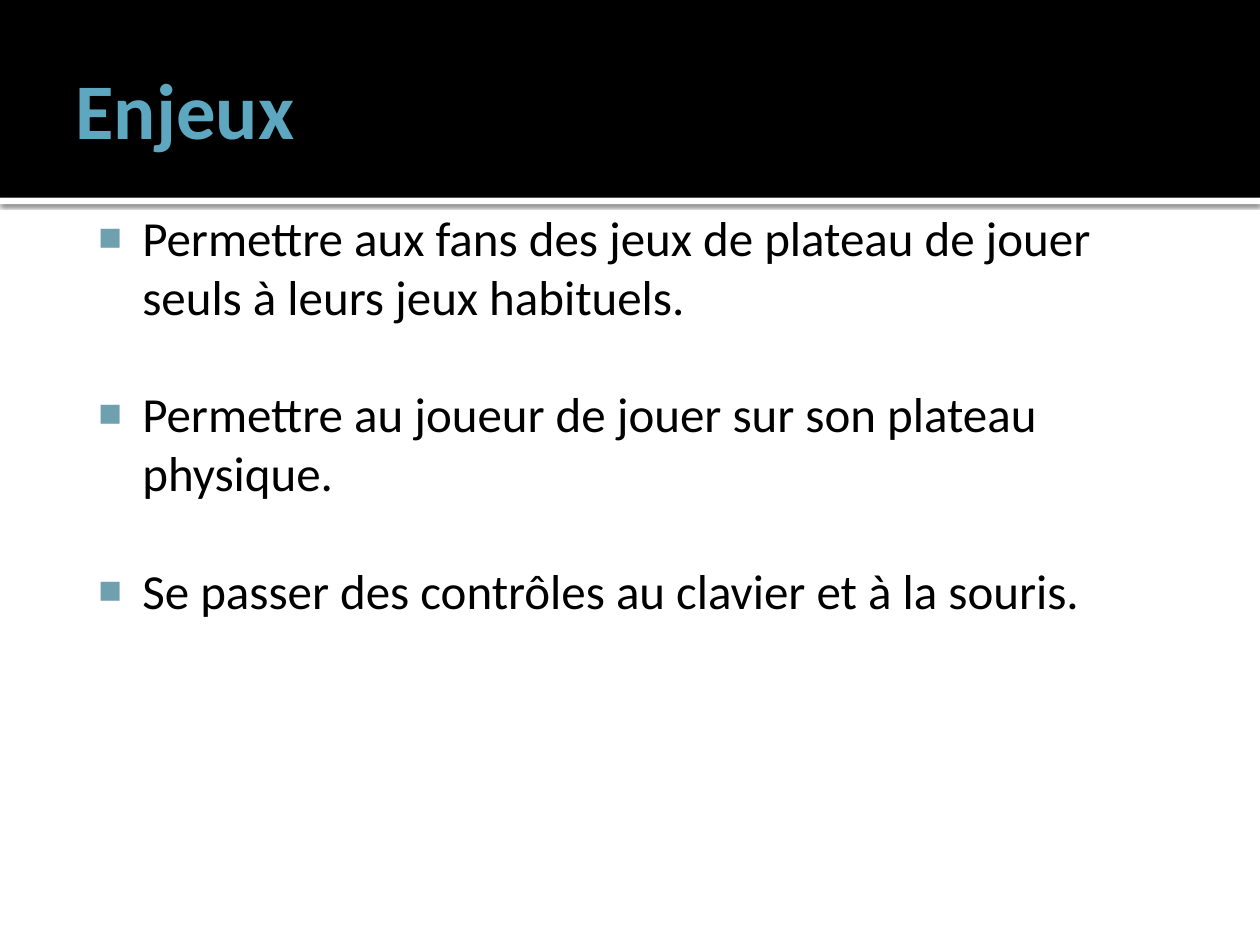
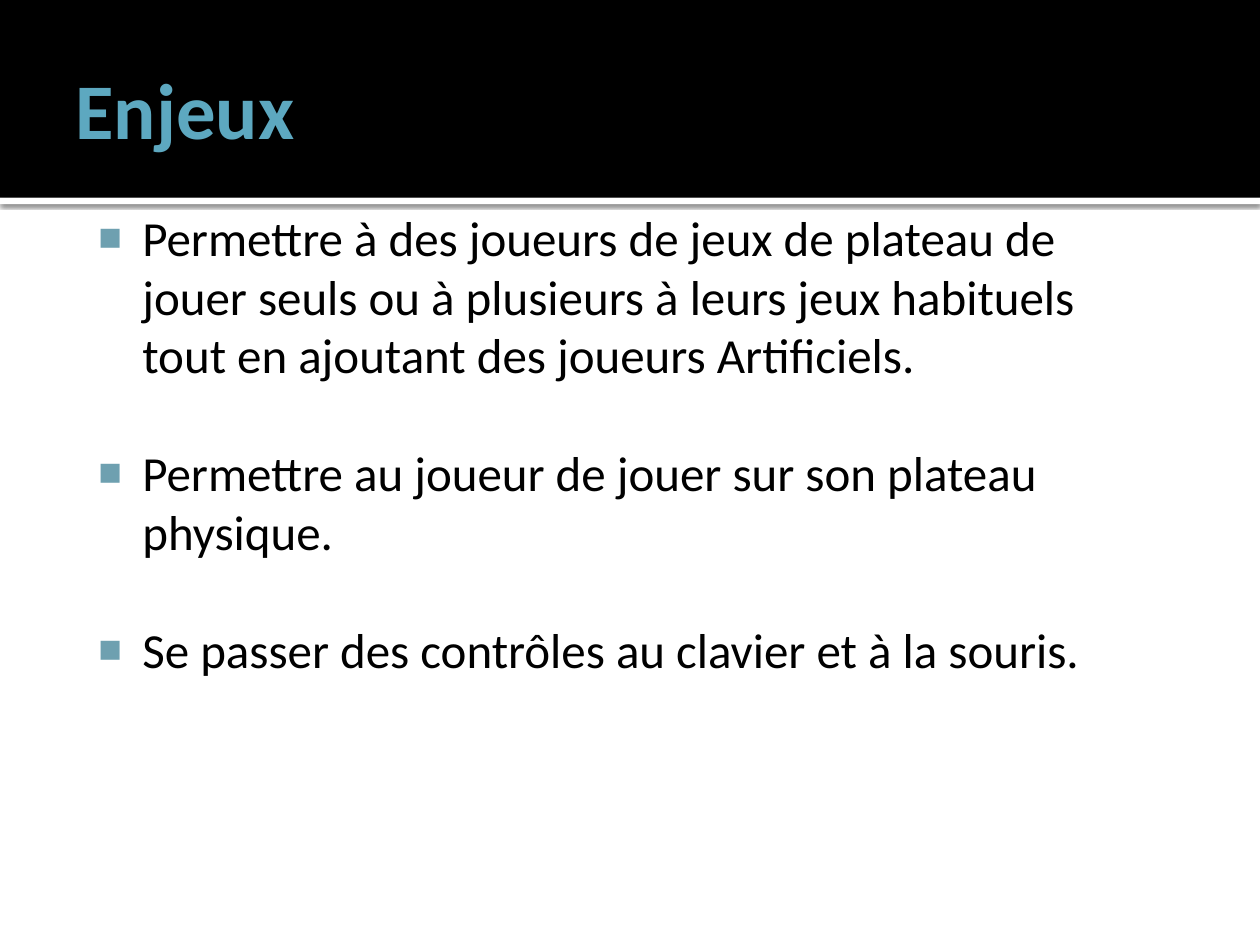
Before and after one commit to charaf7/Projet-annuel, a slide deck: slide 3 of CharteProjet.pptx. Drawn at 1260x945 pixels with LibreOffice and Linux fonts; fonts in the diff are those of the drawing. Boxes give left, top, right and bottom in pixels: in the first picture for what was removed or moved away, otherwise in the second. Text is boxed around its words. In the diff, an @@ line names an element or a change of style, - is before the commit and + after.

```diff
--- a/CharteProjet.pptx
+++ b/CharteProjet.pptx
@@ text at bbox=[142, 222, 1074, 382]: text changed @@
-■ Permettre aux fans des jeux de plateau de jouer seuls à leurs jeux habituels.
+■ Permettre à des joueurs de jeux de plateau de jouer seuls ou à plusieurs à leurs jeux habituels tout en ajoutant des joueurs Artificiels.
```
Also in this commit, not shown: 2 other slides changed, 1 other file.
